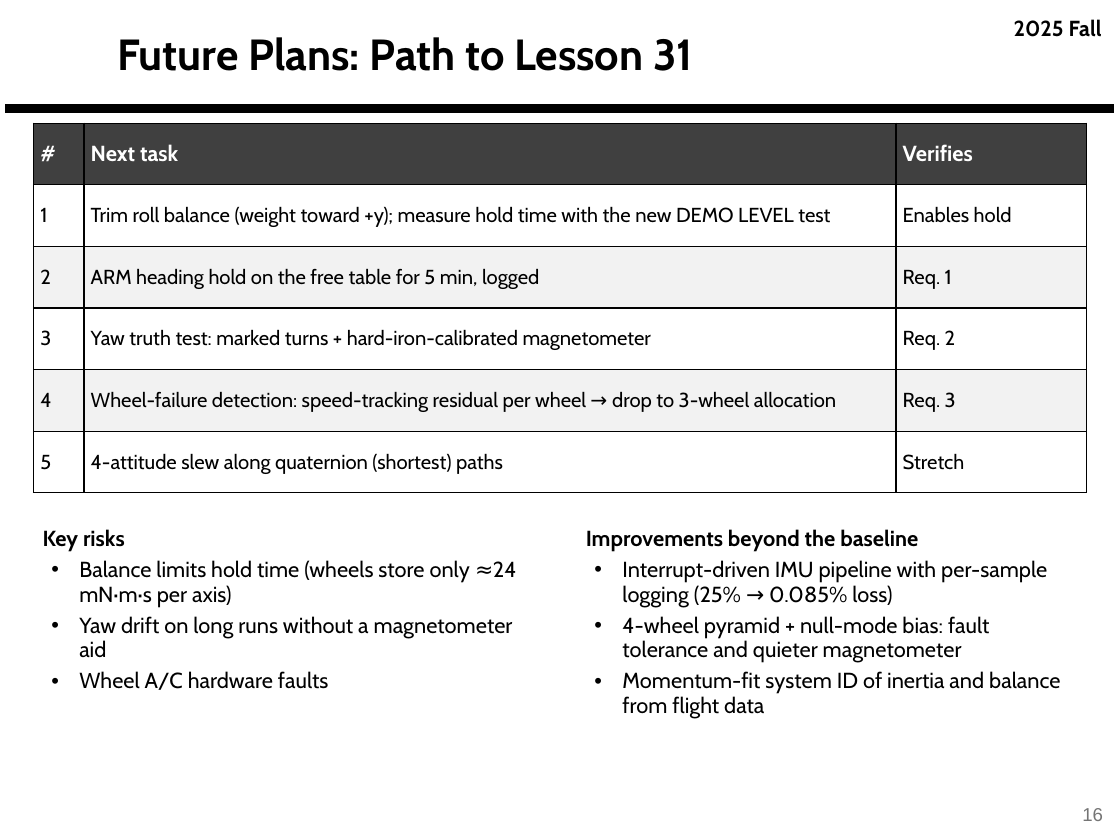
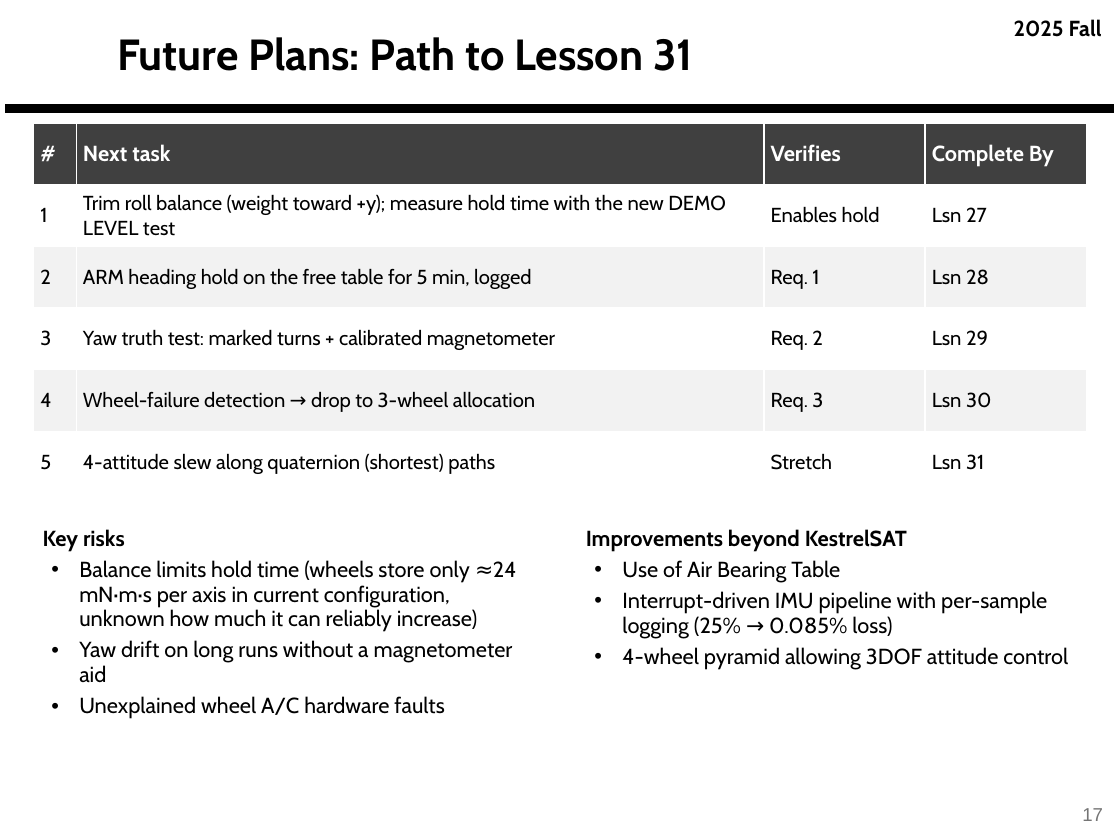
Before and after one commit to derek-weissinger-usafa/Astro-331-Lab-8, a slide deck: slide 17 of Reports/Astro 331 Lab 8_2_3 Body Problem_Prelim_Pres_FILLED.pptx (slide 16 before the commit). Drawn at 1120x840 pixels with LibreOffice and Linux fonts; fonts in the diff are those of the drawing; background and template pictures are left out. Boxes give left, top, right and bottom in pixels: in the first picture for what was removed or moved away, otherwise in the second. Text is boxed around its words. In the diff, an @@ line names an element or a change of style, - is before the commit and + after.

```diff
--- a/Reports/Astro 331 Lab 8_2_3 Body Problem_Prelim_Pres_FILLED.pptx
+++ b/Reports/Astro 331 Lab 8_2_3 Body Problem_Prelim_Pres_FILLED.pptx
@@ table at [34,123,1086,493] @@
-column 2, row 4: Yaw truth test: marked turns + hard-iron-calibrated magnetometer
+column 2, row 4: Yaw truth test: marked turns + calibrated magnetometer
-column 2, row 5: Wheel-failure detection: speed-tracking residual per wheel → drop to 3-wheel allocation
+column 2, row 5: Wheel-failure detection → drop to 3-wheel allocation
+column 4: Complete By | Lsn 27 | Lsn 28 | Lsn 29 | Lsn 30 | Lsn 31
@@ text at [586,529,907,582]: text changed @@
-Improvements beyond the baseline
+Improvements beyond KestrelSAT
+• Use of Air Bearing Table
@@ text at [79,560,517,632]: text changed @@
-• Balance limits hold time (wheels store only ≈24 mN·m·s per axis)
+• Balance limits hold time (wheels store only ≈24 mN·m·s per axis in current configuration, unknown how much it can reliably increase)
@@ text at [622,647,1068,669]: text changed @@
-• 4-wheel pyramid + null-mode bias: fault tolerance and quieter magnetometer
-• Momentum-fit system ID of inertia and balance from flight data
+• 4-wheel pyramid allowing 3DOF attitude control
@@ text at [79,696,444,719]: text changed @@
-• Wheel A/C hardware faults
+• Unexplained wheel A/C hardware faults
@@ page number at [1082,808,1103,821]: text changed @@
-16
+17
```
Also in this commit, not shown: 13 other slides changed, 2 slides added, 1 slide removed, 4 other files.
